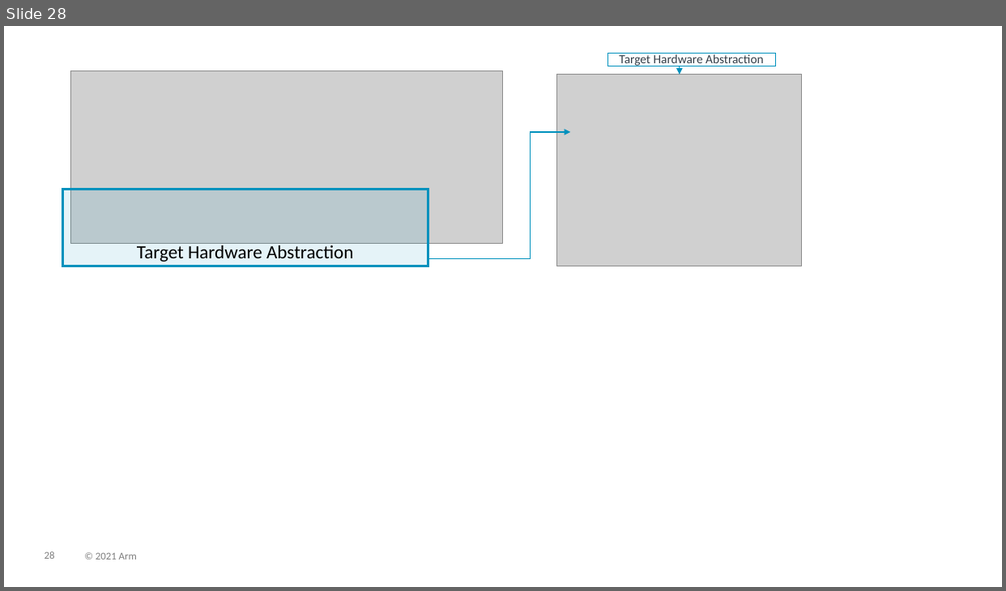
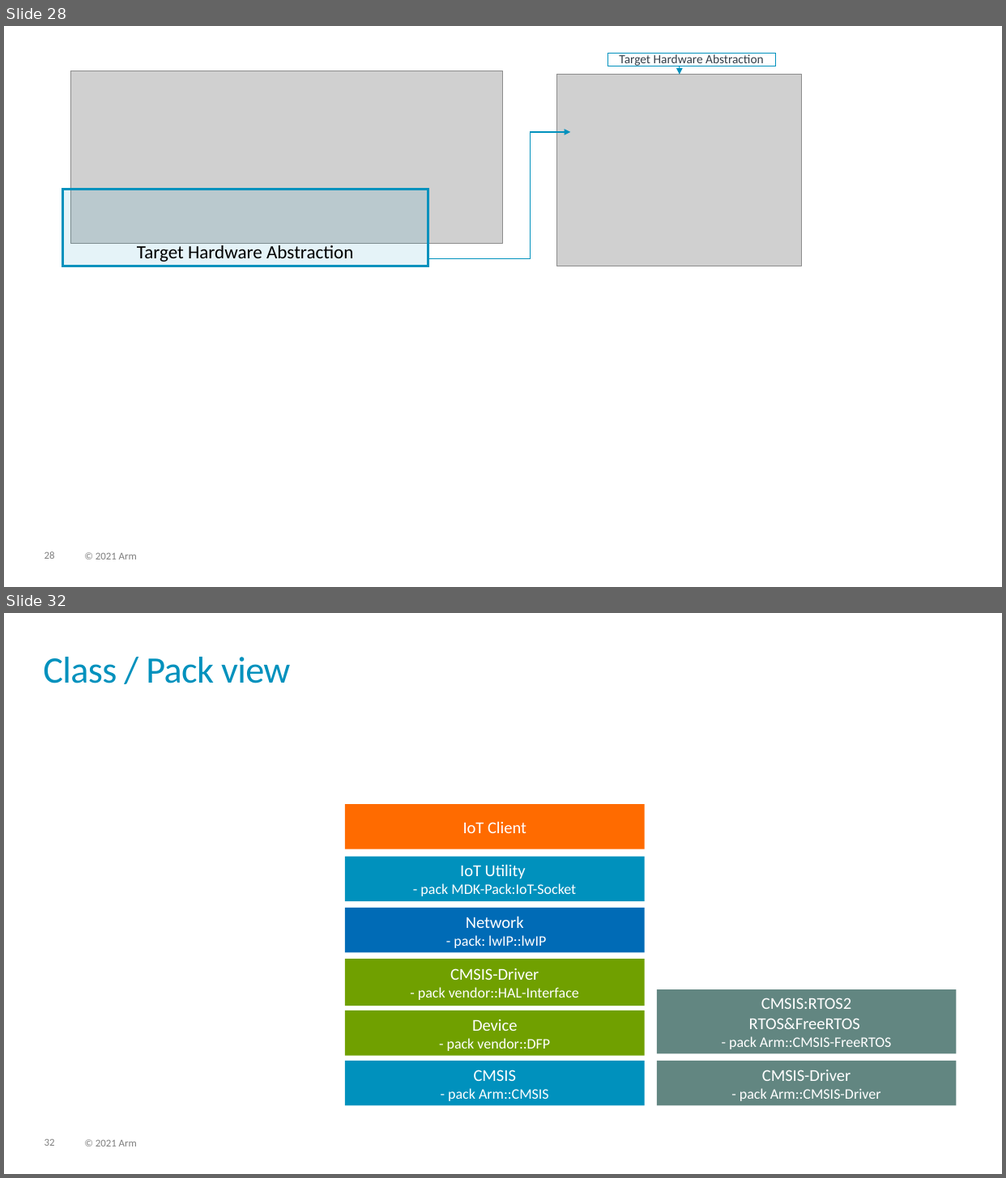
Before and after one commit to Open-CMSIS-Pack/cmsis-toolbox, a slide deck: docs/images/overview.pptx. Shown one above the other, each under a label of ours: slide 28 before the commit, slides 28 and 32 after it; the slides between them are not shown. The pictures are 1006x591 and 1006x1178 pixels, drawn with LibreOffice and Linux fonts; fonts in the diff are those of the drawing; grey boxes stand for pictures. Boxes give left, top, right and bottom in pixels: in the first picture for what was removed or moved away, otherwise in the second. Text is boxed around its words. In the diff, an @@ line names an element or a change of style, - is before the commit and + after.

Commit message:
Updated CMSIS-Toolbox documentation (#81)
Added: Create applications from components
Fixed content-map description (#78)
Clarified pack - path:
Corrected Images

---------

```diff
--- a/docs/images/overview.pptx
+++ b/docs/images/overview.pptx
@@ slide 32 added at (4,613,1002,1174), background #FFFFFF; not listed: 2 template elements that a slide beside it also shows @@
@@ title added at (43,657,290,683), 36 pt, text #0091BD @@
+Class / Pack view
@@ rectangle added at (345,804,645,849), fill #FF6B00, 16 pt, text #FFFFFF @@
+IoT Client
@@ rectangle added at (345,856,645,901), fill #0091BD, 14 pt, text #FFFFFF @@
+IoT Utility
+- pack MDK-Pack:IoT-Socket
@@ rectangle added at (345,908,645,953), fill #006BB6, 14 pt, text #FFFFFF @@
+Network
+- pack: lwIP::lwIP
@@ rectangle added at (345,959,645,1006), fill #70A000, 14 pt, text #FFFFFF @@
+CMSIS-Driver
+- pack vendor::HAL-Interface
@@ rectangle added at (657,990,957,1054), fill #628681, 16 pt, text #FFFFFF @@
+CMSIS:RTOS2
+RTOS&FreeRTOS
+- pack Arm::CMSIS-FreeRTOS
@@ rectangle added at (345,1011,645,1055), fill #70A000, 14 pt, text #FFFFFF @@
+Device
+- pack vendor::DFP
@@ rectangle added at (345,1061,645,1105), fill #0091BD, 14 pt, text #FFFFFF @@
+CMSIS
+- pack Arm::CMSIS
@@ rectangle added at (657,1061,957,1105), fill #628681, 14 pt, text #FFFFFF @@
+CMSIS-Driver
+- pack Arm::CMSIS-Driver
```
Also in this commit, not shown: 2 slides changed, 12 other slides added, 10 other files.
